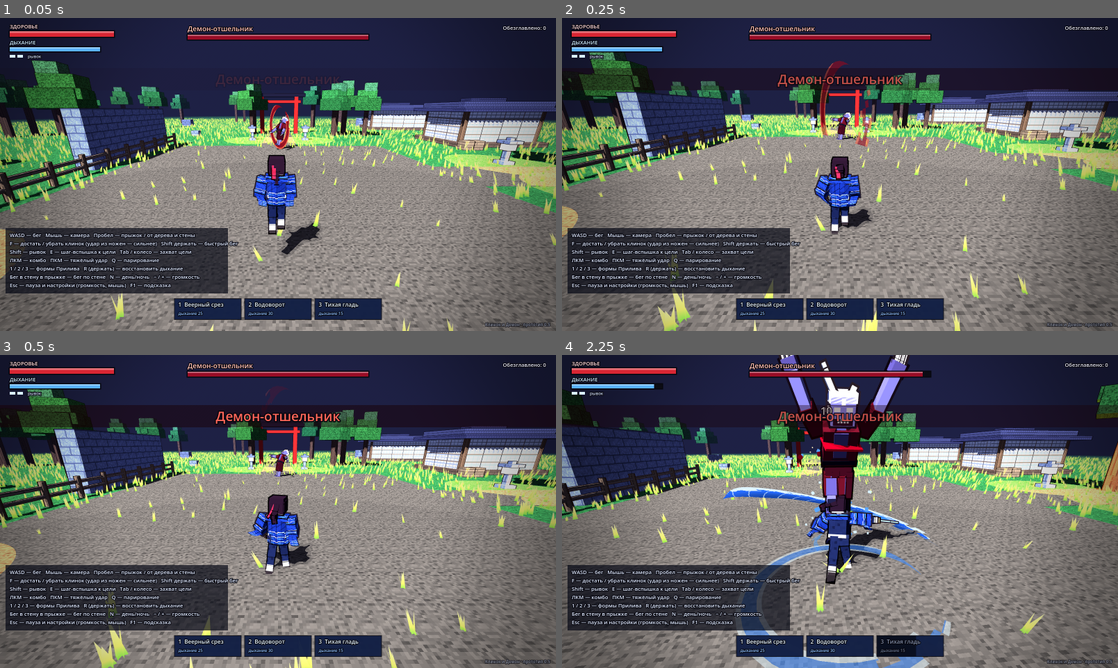
Above: before the commit, frames 1-4 (two rows, left to right).
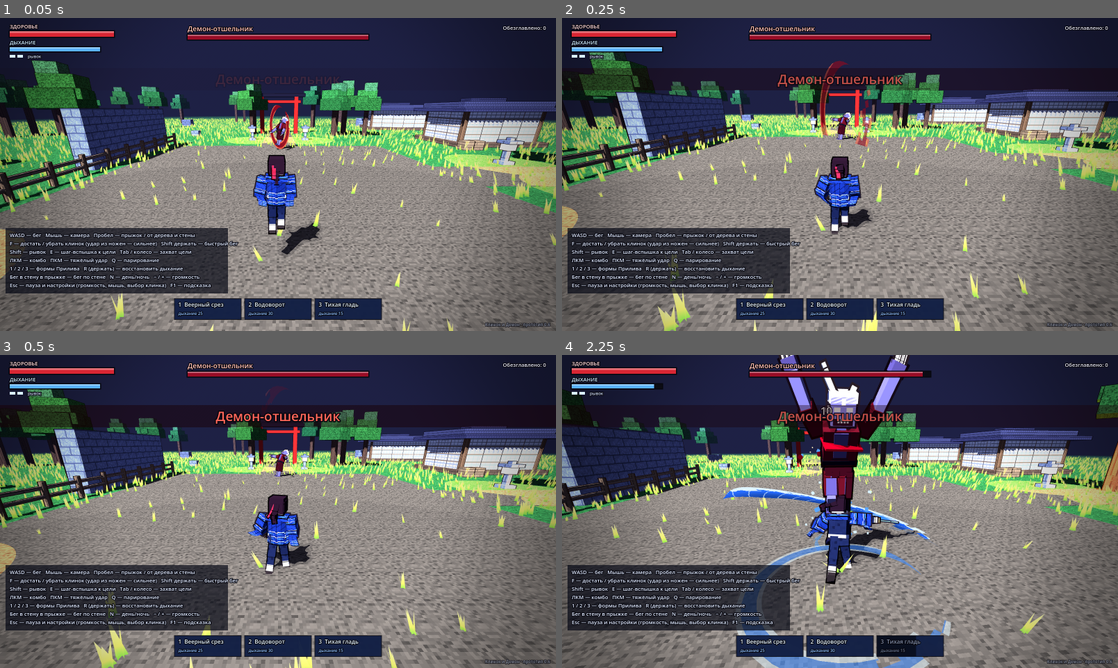
Above: after the commit, the same moments.

Repository: Tsenze13/DemonSlatarME
Game: Godot game, scene res://main.tscn
The game is run twice, just before and just after one commit, with the same random seed, the same clock (stepped at 60 frames per second) and the same inputs.
Inputs (mouse positions are in pixels of both pictures, inside the frame that each line leads up to):
- Up to frame 1 (0.05 s): no input
- Up to frame 2 (0.25 s): no input
- Up to frame 3 (0.5 s): no input
- Up to frame 4 (2.25 s): tap Enter at 0.5 s; move the mouse to (867, 511) at 0.52 s; hold Up from 0.53 s (still down); tap F (draw) at 0.6, 1.55 s; click (867, 511) at 0.67 s; tap Space (jump) at 0.77, 1.52 s; tap 3 (form3) at 0.8, 1.35 s; move the mouse to (812, 511) at 1.27 s; move the mouse to (851, 505) at 2.02 s; hold R (breathe) from 2.03 s (still down)

The runs differ from the first frame. In frame 1, 0.2% of the frame differs, in the area x 22-99%, y 56-99%; in frame 2, 0.2%; in frame 3, 0.2%; in frame 4, 0.2%, in the area x 22-99%, y 50-99%.
Error after the commit: Cannot call method 'instantiate' on a null value. (res://scripts/sword_lib.gd:32)

Commit message:
Клинок и Демон v0.6: мечи из набора игрока
9 кубических мечей из присланной модели: автоматический разбор (гарда,
рукоять, сторона лезвия), меч в руке и в ножнах, ножны под ширину клинка.
Выбор клинка в меню паузы, сохраняется. Сами файлы модели не в git
(лицензия неизвестна, репозиторий публичный).

Co-Authored-By: Claude Opus 5.5 <noreply@anthropic.com>
Claude-Session: https://claude.ai/code/session_01G3h9Yu3TGjLRQLW4GY5QkV

Diff:
--- a/project.godot
+++ b/project.godot
@@ -4,7 +4,7 @@
 [application]
 
 config/name="Клинок и Демон"
-config/version="0.5"
+config/version="0.6"
 run/main_scene="res://main.tscn"
 config/features=PackedStringArray("4.7", "GL Compatibility")
 
--- a/scripts/autotest.gd
+++ b/scripts/autotest.gd
@@ -73,6 +73,17 @@
 	await w(0.5)
 	await shot("01_start")
 	check(not p.drawn, "в начале клинок в ножнах")
+	# все мечи из набора ставятся в руку и в ножны
+	var ok_sw := true
+	for si in range(-1, 9):
+		p.set_sword(si)
+		await w(0.05)
+		var bl: float = p.blade_base.global_position.distance_to(p.blade_tip.global_position)
+		if bl < 0.6 or bl > 1.1:
+			ok_sw = false
+			print("меч ", si, " длина ", bl)
+	check(ok_sw, "все 10 клинков ставятся")
+	p.set_sword(0)
 	# настоящая мышь: поворот камеры и удар ЛКМ должны доходить до игры
 	var y0: float = G.cam_rig.yaw
 	var mm := InputEventMouseMotion.new()
--- a/scripts/hud.gd
+++ b/scripts/hud.gd
@@ -235,7 +235,7 @@
 			"ЛКМ — комбо   ПКМ — тяжёлый удар   Q — парирование",
 			"1 / 2 / 3 — формы Прилива   R (держать) — восстановить дыхание",
 			"Бег в стену в прыжке — бег по стене   N — день/ночь   − / + — громкость",
-			"Esc — пауза и настройки (громкость, мышь)   F1 — подсказка",
+			"Esc — пауза и настройки (громкость, мышь, выбор клинка)   F1 — подсказка",
 		]
 		var hy := s.y - 270 * u
 		var hx := 28 * u
@@ -243,4 +243,4 @@
 		for l in lines:
 			_txt(Vector2(hx, hy), l, int(15 * u), Color(0.88, 0.92, 1.0))
 			hy += 24 * u
-	_txt(Vector2(s.x - 16 * u, s.y - 14 * u), "Клинок и Демон · прототип 0.5", int(12 * u), Color(0.7, 0.75, 0.85, 0.6), HORIZONTAL_ALIGNMENT_RIGHT, 0)
+	_txt(Vector2(s.x - 16 * u, s.y - 14 * u), "Клинок и Демон · прототип 0.6", int(12 * u), Color(0.7, 0.75, 0.85, 0.6), HORIZONTAL_ALIGNMENT_RIGHT, 0)
--- a/scripts/main.gd
+++ b/scripts/main.gd
@@ -9,6 +9,7 @@
 const Fx = preload("res://scripts/fx.gd")
 const Hud = preload("res://scripts/hud.gd")
 const Sfx = preload("res://scripts/sfx.gd")
+const SwordLib = preload("res://scripts/sword_lib.gd")
 
 const BASE_H := 540.0   # высота «пиксельного» кадра (1080p → в 2 раза крупнее)
 
@@ -20,7 +21,8 @@
 var menu: Control
 var vol_slider: HSlider
 var sens_slider: HSlider
-var settings := {"volume": 0.4, "sens": 1.0, "pixel": false}
+var settings := {"volume": 0.4, "sens": 1.0, "pixel": false, "sword": 0}
+var sword_opt: OptionButton
 var pixel_check: CheckBox
 const SETTINGS_PATH := "user://settings.cfg"
 var spawn_points := [Vector3(0, 0.5, -9), Vector3(-8, 0.5, 6), Vector3(10, 0.5, -4), Vector3(4, 0.5, 10)]
@@ -211,6 +213,17 @@
 	box.add_child(t)
 	vol_slider = _slider(box, "Громкость", 0.0, 1.0, 0.05, func(v): _set_volume(v, false))
 	sens_slider = _slider(box, "Чувствительность мыши", 0.2, 3.0, 0.05, func(v): _set_sens(v))
+	var sl := Label.new()
+	sl.text = "Клинок"
+	sl.add_theme_font_size_override("font_size", 20)
+	box.add_child(sl)
+	sword_opt = OptionButton.new()
+	sword_opt.add_theme_font_size_override("font_size", 18)
+	for nm in SwordLib.NAMES:
+		sword_opt.add_item(nm)
+	sword_opt.add_item("Кубический (свой)")
+	sword_opt.item_selected.connect(func(idx): _set_sword(idx))
+	box.add_child(sword_opt)
 	pixel_check = CheckBox.new()
 	pixel_check.text = "Пиксельный фильтр (крупные пиксели)"
 	pixel_check.add_theme_font_size_override("font_size", 18)
@@ -257,6 +270,12 @@
 		hud.notify("Громкость: %d%%" % int(round(settings.volume * 100)), 1.2)
 		_save_settings()
 
+func _set_sword(idx: int) -> void:
+	var i := idx if idx < SwordLib.NAMES.size() else -1
+	settings.sword = i
+	if G.player:
+		G.player.set_sword(i)
+
 func _set_sens(v: float) -> void:
 	settings.sens = v
 	if G.cam_rig:
@@ -268,11 +287,15 @@
 		settings.volume = float(cf.get_value("main", "volume", 0.4))
 		settings.sens = float(cf.get_value("main", "sens", 1.0))
 		settings.pixel = bool(cf.get_value("main", "pixel", false))
+		settings.sword = int(cf.get_value("main", "sword", 0))
 	_set_volume(settings.volume, false)
 	_set_sens(settings.sens)
 	vol_slider.set_value_no_signal(settings.volume)
 	sens_slider.set_value_no_signal(settings.sens)
 	pixel_check.set_pressed_no_signal(settings.pixel)
+	sword_opt.select(settings.sword if settings.sword >= 0 else SwordLib.NAMES.size())
+	if G.player and G.player.sword_index != settings.sword:
+		G.player.set_sword(settings.sword)
 	_on_resize()
 
 func _save_settings() -> void:
@@ -280,6 +303,7 @@
 	cf.set_value("main", "volume", settings.volume)
 	cf.set_value("main", "sens", settings.sens)
 	cf.set_value("main", "pixel", settings.pixel)
+	cf.set_value("main", "sword", settings.sword)
 	cf.save(SETTINGS_PATH)
 
 func _notification(what: int) -> void:
--- a/scripts/player.gd
+++ b/scripts/player.gd
@@ -7,6 +7,7 @@
 const Trail = preload("res://scripts/trail.gd")
 const Cloth = preload("res://scripts/cloth.gd")
 const Tex = preload("res://scripts/tex.gd")
+const SwordLib = preload("res://scripts/sword_lib.gd")
 
 # --- движение ---
 const RUN_SPEED := 13.5
@@ -131,6 +132,9 @@
 var hits_total := 0
 var drawn := false              # клинок в руке или в ножнах
 var sheathed_hilt: Node3D
+var sheath_node: Node3D
+var sword_vis: Node3D
+var sword_index := 0              # 0..8 — мечи из набора, -1 — свой кубический
 var sprinting := false
 var draw_swapped := false
 var auto_sprint := false
@@ -220,30 +224,16 @@
 		sl2.material_override = hm
 		arms[nm] = [arm, fore]
 	var fore_r: Node3D = arms.r[1]
-	# катана: рукоять 0,25 м, клинок 0,8 м с лёгким изгибом
+	# клинок: модель из набора игрока (sword_lib) или свой кубический
 	var sword := Vox.pivot(fore_r, Vector3(0, -0.29, 0.0), "sword")
-	Vox.box(sword, Vector3(0.04, 0.25, 0.04), Vector3(0, 0.03, 0), Color(0.15, 0.12, 0.2))
-	Vox.box(sword, Vector3(0.045, 0.03, 0.045), Vector3(0, 0.16, 0), Color(0.75, 0.62, 0.3), false)
-	Vox.box(sword, Vector3(0.11, 0.025, 0.09), Vector3(0, -0.1, 0), Color(0.75, 0.62, 0.3))
-	var b1 := Vox.pivot(sword, Vector3(0, -0.11, 0))
-	Vox.box(b1, Vector3(0.03, 0.42, 0.014), Vector3(0, -0.21, 0), steel, true, 0.25)
-	Vox.box(b1, Vector3(0.014, 0.42, 0.016), Vector3(0, -0.21, -0.013), edge, false, 1.4)
-	var b2 := Vox.pivot(b1, Vector3(0, -0.42, 0))
-	b2.rotation_degrees = Vector3(-6, 0, 0)   # изгиб к обуху
-	Vox.box(b2, Vector3(0.028, 0.38, 0.014), Vector3(0, -0.19, 0), steel, true, 0.25)
-	Vox.box(b2, Vector3(0.014, 0.38, 0.016), Vector3(0, -0.19, -0.013), edge, false, 1.4)
-	var tip := Vox.box(b2, Vector3(0.02, 0.05, 0.014), Vector3(0, -0.4, -0.006), steel, false, 0.25)
-	tip.rotation_degrees = Vector3(-20, 0, 0)
+	sword_vis = Vox.pivot(sword, Vector3.ZERO)
 	blade_base = Vox.pivot(sword, Vector3(0, -0.13, 0))
-	blade_tip = Vox.pivot(b2, Vector3(0, -0.4, 0))
-
-	# ножны на левом бедре
-	var sheath := Vox.pivot(hips, Vector3(0.24, 0.0, 0.08))
-	sheath.rotation_degrees = Vector3(-72, 0, 0)
-	Vox.box(sheath, Vector3(0.05, 0.82, 0.04), Vector3(0, -0.36, 0), Color(0.12, 0.1, 0.16))
-	sheathed_hilt = Vox.pivot(sheath, Vector3(0, 0.0, 0))
-	Vox.box(sheathed_hilt, Vector3(0.11, 0.025, 0.09), Vector3(0, 0.02, 0), Color(0.75, 0.62, 0.3))
-	Vox.box(sheathed_hilt, Vector3(0.04, 0.25, 0.04), Vector3(0, 0.16, 0), Color(0.15, 0.12, 0.2))
+	blade_tip = Vox.pivot(sword, Vector3(0, -0.95, 0))
+
+	# ножны на левом бедре (размер подгоняется под клинок в set_sword)
+	sheath_node = Vox.pivot(hips, Vector3(0.24, 0.0, 0.08))
+	sheath_node.rotation_degrees = Vector3(-72, 0, 0)
+	sheathed_hilt = Vox.pivot(sheath_node, Vector3(0, 0.02, 0))
 
 	for side in [-1.0, 1.0]:
 		var nm := "r" if side < 0 else "l"
@@ -257,6 +247,7 @@
 	for n in ["hips", "torso", "head", "arm_r", "fore_r", "arm_l", "fore_l", "leg_r", "shin_r", "leg_l", "shin_l", "sword"]:
 		J[n] = model.find_child(n, true, false)
 		rest[n] = Vector3.ZERO
+	set_sword(sword_index)
 
 	# полы хаори: толстая блочная ткань вокруг корпуса, открыта спереди
 	var ring := []
@@ -554,6 +545,51 @@
 			_try_form(i + 1)
 			return true
 	return false
+
+# Поставить меч в руку и такой же в ножны.
+func set_sword(i: int) -> void:
+	sword_index = i
+	for c in sword_vis.get_children():
+		c.queue_free()
+	for c in sheathed_hilt.get_children():
+		c.queue_free()
+	for c in sheath_node.get_children():
+		if c != sheathed_hilt:
+			c.queue_free()
+	var blade_len := 0.85
+	var blade_w := 0.05
+	if i >= 0 and i < SwordLib.count():
+		var inf := SwordLib.info(i)
+		blade_w = inf.blade_w
+		var vis := SwordLib.make(i)
+		vis.position = Vector3(0, -0.1, 0)
+		sword_vis.add_child(vis)
+		var hv := SwordLib.make(i)
+		sheathed_hilt.add_child(hv)
+	else:
+		_build_proc_sword(sword_vis)
+		_build_proc_sword(sheathed_hilt)
+		blade_len = 0.8
+	blade_tip.position = Vector3(0, -0.1 - blade_len, 0)
+	# ножны под ширину клинка
+	var sc := Vox.box(sheath_node, Vector3(0.055, blade_len + 0.04, clampf(blade_w + 0.025, 0.045, 0.2)), Vector3(0, -(blade_len + 0.04) * 0.5 + 0.02, 0), Color(0.12, 0.1, 0.16))
+	sc.name = "scabbard"
+	if is_inside_tree():
+		set_drawn(drawn)
+
+func _build_proc_sword(parent: Node3D) -> void:
+	var steel := Color(0.82, 0.86, 0.92)
+	var edge := Color(0.3, 0.62, 1.0)
+	var sw := Vox.pivot(parent, Vector3(0, 0, 0))
+	Vox.box(sw, Vector3(0.04, 0.25, 0.04), Vector3(0, 0.03, 0), Color(0.15, 0.12, 0.2))
+	Vox.box(sw, Vector3(0.11, 0.025, 0.09), Vector3(0, -0.1, 0), Color(0.75, 0.62, 0.3))
+	var b1 := Vox.pivot(sw, Vector3(0, -0.11, 0))
+	Vox.box(b1, Vector3(0.014, 0.42, 0.03), Vector3(0, -0.21, 0), steel, true, 0.25)
+	Vox.box(b1, Vector3(0.016, 0.42, 0.012), Vector3(0, -0.21, -0.013), edge, false, 1.4)
+	var b2 := Vox.pivot(b1, Vector3(0, -0.42, 0))
+	b2.rotation_degrees = Vector3(-6, 0, 0)
+	Vox.box(b2, Vector3(0.014, 0.38, 0.028), Vector3(0, -0.19, 0), steel, true, 0.25)
+	Vox.box(b2, Vector3(0.016, 0.38, 0.012), Vector3(0, -0.19, -0.013), edge, false, 1.4)
 
 func set_drawn(on: bool) -> void:
 	drawn = on
--- /dev/null
+++ b/scripts/sword_lib.gd
@@ -0,0 +1,127 @@
+extends RefCounted
+# Мечи из модели игрока (assets/swords/swords.gltf, 9 штук).
+# Для каждого меча сами находим гарду (самый широкий блок), сторону клинка
+# (длинная часть от гарды) и плоскость лезвия, затем приводим к нашей
+# системе: гарда в начале координат, клинок вдоль -Y, ширина лезвия вдоль Z.
+
+const PATH := "res://assets/swords/swords.gltf"
+const BLADE_LEN := 0.85
+
+const NAMES := [
+	"Синий клинок", "Бирюзовый клинок", "Волнистый клинок", "Огненный клинок", "Зелёный клинок",
+	"Тонкий клинок", "Широкий клинок (левый)", "Широкий клинок (правый)", "Гибкий клинок",
+]
+const FLIP := [8]   # у гибкого клинка автоматика путает рукоять и лезвие
+
+static var _scene: Node3D
+static var _groups: Array = []
+static var _info: Array = []
+
+static func count() -> int:
+	_ensure()
+	return _groups.size()
+
+static func info(i: int) -> Dictionary:
+	_ensure()
+	return _info[i]
+
+static func _ensure() -> void:
+	if _scene != null:
+		return
+	var ps: PackedScene = load(PATH)
+	_scene = ps.instantiate()
+	var bone := _scene.find_child("bone_277", true, false)
+	for c in bone.get_children():
+		_groups.append(c)
+	for i in _groups.size():
+		_info.append(_analyze(_groups[i], i in FLIP))
+
+# Положение узла n в системе координат предка anc (без дерева сцены).
+static func _rel(n: Node, anc: Node) -> Transform3D:
+	var t := Transform3D.IDENTITY
+	var cur := n
+	while cur != null and cur != anc:
+		if cur is Node3D:
+			t = (cur as Node3D).transform * t
+		cur = cur.get_parent()
+	return t
+
+static func _boxes(g: Node) -> Array:
+	var out := []
+	for mi in g.find_children("*", "MeshInstance3D", true, false):
+		var xf := _rel(mi, g)
+		out.append(xf * (mi as MeshInstance3D).get_aabb())
+	return out
+
+static func _analyze(g: Node, flip := false) -> Dictionary:
+	var boxes := _boxes(g)
+	var total: AABB = boxes[0]
+	for b in boxes:
+		total = total.merge(b)
+	var axis := total.get_longest_axis_index()
+	var lo: float = total.position[axis]
+	var hi: float = lo + total.size[axis]
+	# гарда — блок, шире всех поперёк оси меча
+	var guard: AABB = boxes[0]
+	var gw := 0.0
+	for b in boxes:
+		var w := 0.0
+		for k in 3:
+			if k != axis:
+				w = maxf(w, b.size[k])
+		if w > gw:
+			gw = w
+			guard = b
+	var gc: float = guard.get_center()[axis]
+	var sgn := 1.0 if (hi - gc) > (gc - lo) else -1.0
+	if flip:
+		sgn = -sgn
+	var blade_len := (hi - gc) if sgn > 0.0 else (gc - lo)
+	var handle_len := (gc - lo) if sgn > 0.0 else (hi - gc)
+	# плоскость клинка: по блокам дальше 30% длины от гарды
+	var blade_box := AABB()
+	var first := true
+	for b in boxes:
+		var c: float = b.get_center()[axis]
+		if (c - gc) * sgn > blade_len * 0.3:
+			if first:
+				blade_box = b
+				first = false
+			else:
+				blade_box = blade_box.merge(b)
+	var others := []
+	for k in 3:
+		if k != axis:
+			others.append(k)
+	var a0: int = others[0]
+	var a1: int = others[1]
+	var wide := a0 if blade_box.size[a0] >= blade_box.size[a1] else a1
+	var thin := a1 if wide == a0 else a0
+	var dir := Vector3.ZERO
+	dir[axis] = sgn
+	var wv := Vector3.ZERO
+	wv[wide] = 1.0
+	var tv := Vector3.ZERO
+	tv[thin] = 1.0
+	var s := Basis(tv, -dir, wv)
+	if s.determinant() < 0.0:
+		s = Basis(-tv, -dir, wv)
+	var m := s.inverse()
+	var scale := BLADE_LEN / maxf(0.001, blade_len)
+	var gp := total.get_center()
+	gp[axis] = gc
+	var basis := m.scaled(Vector3.ONE * scale)
+	var xf := Transform3D(basis, -(basis * gp))
+	return {"xform": xf, "handle": handle_len * scale, "guard_w": gw * scale,
+		"blade_w": blade_box.size[wide] * scale, "blade_t": blade_box.size[thin] * scale}
+
+# Готовый меч: узел с моделью, гарда в (0,0,0), клинок вдоль -Y.
+static func make(i: int) -> Node3D:
+	_ensure()
+	var holder := Node3D.new()
+	var copy: Node3D = _groups[i].duplicate()
+	copy.transform = _info[i].xform
+	holder.add_child(copy)
+	for mi in copy.find_children("*", "MeshInstance3D", true, false):
+		(mi as MeshInstance3D).cast_shadow = GeometryInstance3D.SHADOW_CASTING_SETTING_ON
+	return holder
Not shown, changed: docs/ПРОЧТИ.txt
Not shown, added: scripts/sword_lib.gd.uid
Not shown, changed: .gitignore
Not shown, changed: CLAUDE.md
